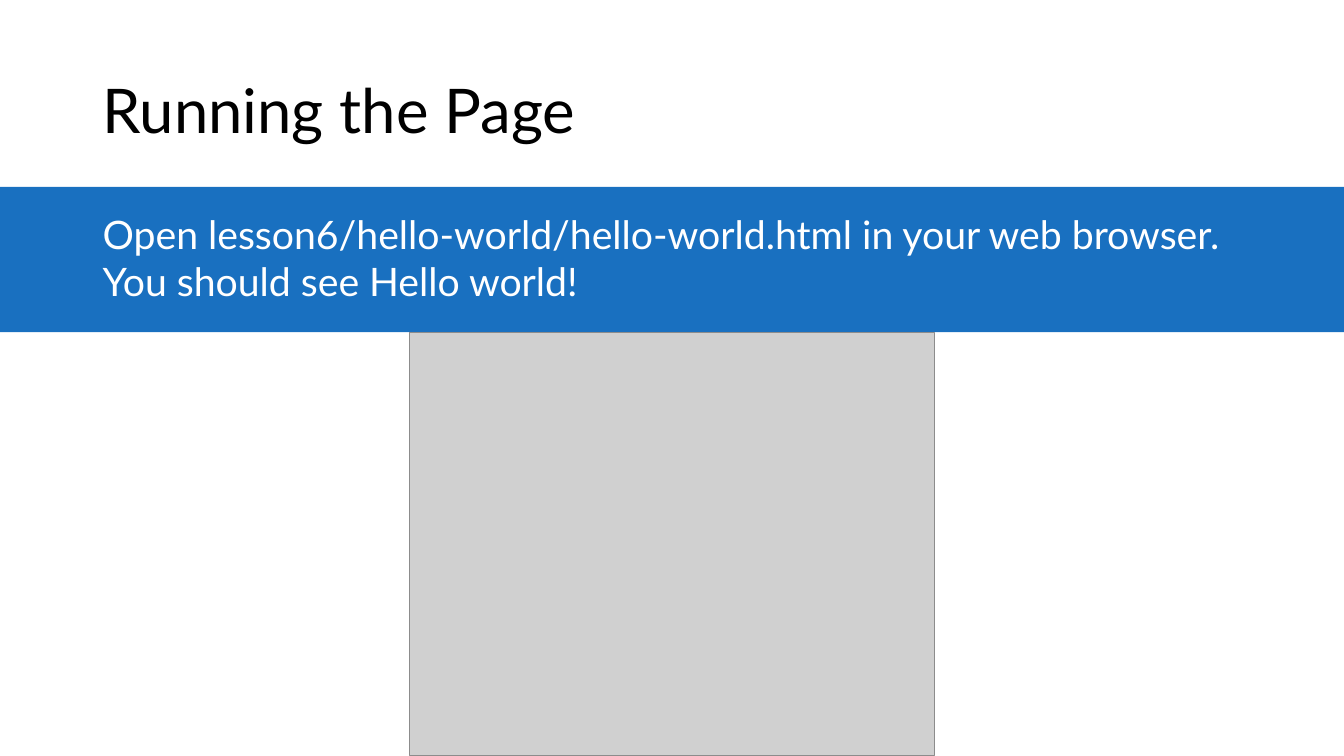
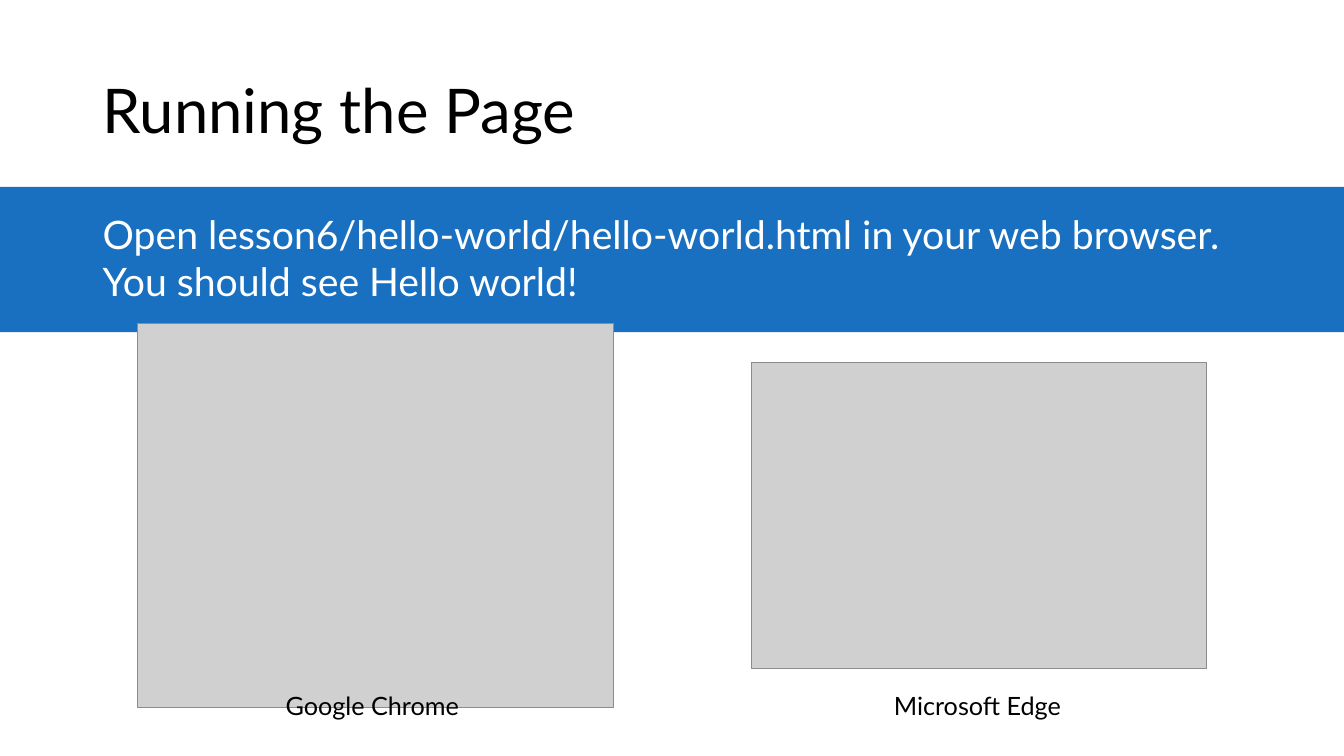
Before and after one commit to microsoft/AcademicContent, a slide deck: slide 12 of Complimentary Course Content/Module2/Lessons/Module2_Lesson6 Building a Web Application Client with React.pptx. Drawn at 1344x756 pixels with LibreOffice and Linux fonts; fonts in the diff are those of the drawing; grey boxes stand for pictures. Boxes give left, top, right and bottom in pixels: in the first picture for what was removed or moved away, otherwise in the second. Text is boxed around its words. In the diff, an @@ line names an element or a change of style, - is before the commit and + after.

```diff
--- a/Complimentary Course Content/Module2/Lessons/Module2_Lesson6 Building a Web Application Client with React.pptx
+++ b/Complimentary Course Content/Module2/Lessons/Module2_Lesson6 Building a Web Application Client with React.pptx
@@ picture: place and size @@
-picture at <box>410,333,935,756</box>
+picture at <box>137,324,614,709</box>
@@ picture added at <box>751,363,1207,669</box> @@
@@ text added at <box>286,696,459,720</box>, 18 pt, text #000000 @@
+Google Chrome
@@ text added at <box>894,696,1061,720</box>, 18 pt, text #000000 @@
+Microsoft Edge
```
Also in this commit, not shown: 1 other slide changed, 1 slide added, 1 slide removed, 1 other file.
